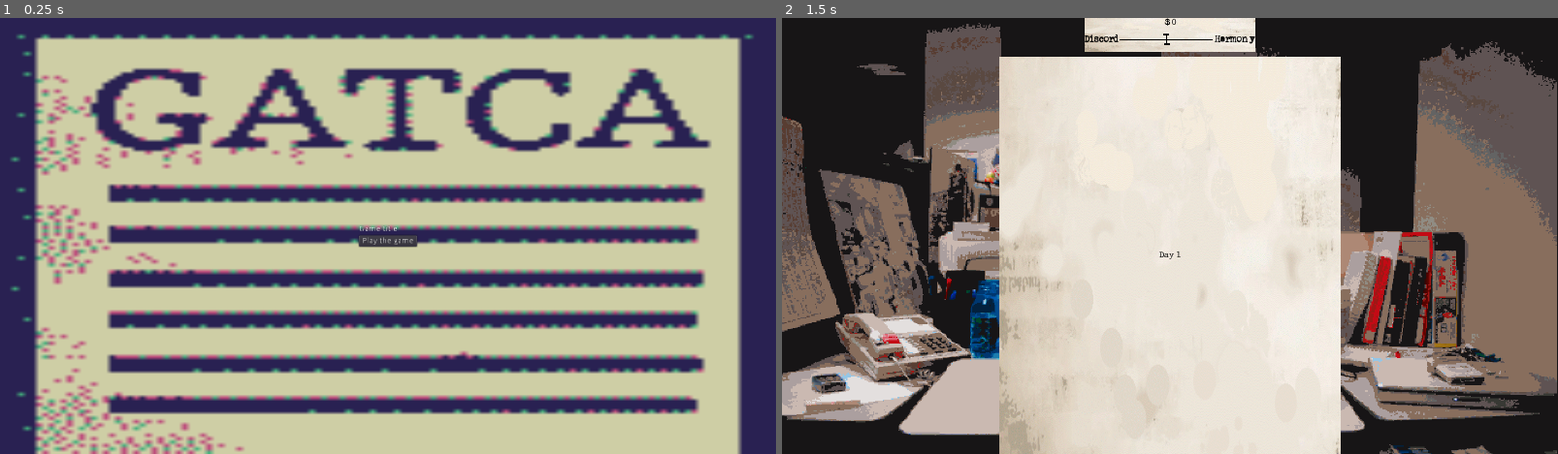
Above: before the commit, frames 1-2 (left to right).
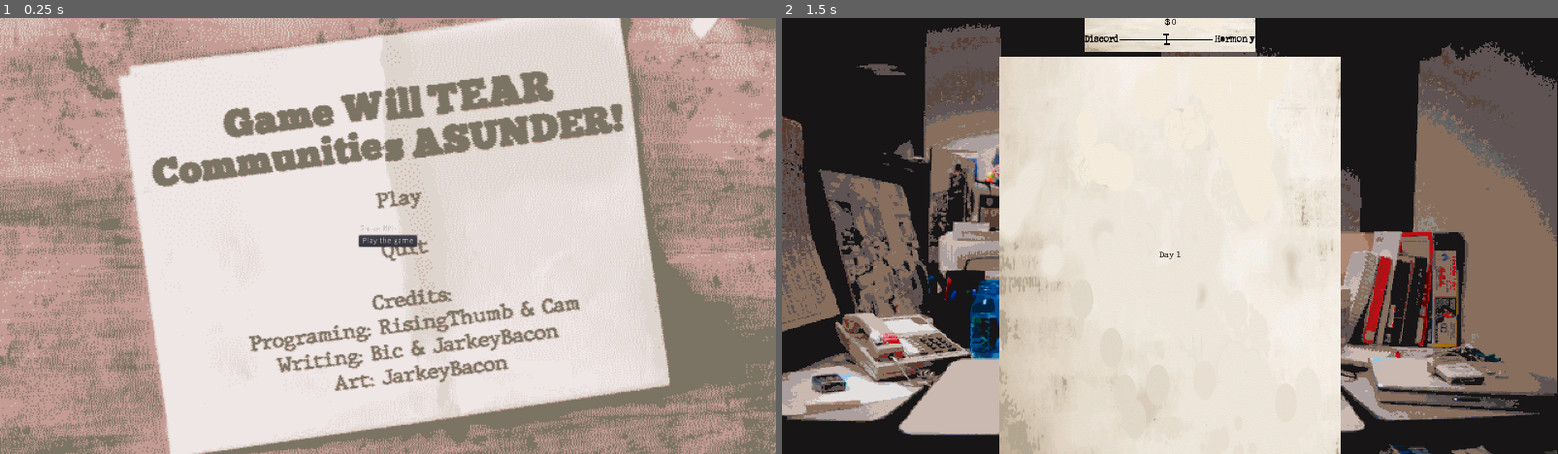
Above: after the commit, the same moments.

Repository: RisingThumb/GMTKJoinedTogether
Game: Godot game, scene res://Scenes/Title.tscn
Same seed, same stepped clock (60 frames per second), same inputs: the game is played once before the commit and once after it.
Inputs:
- Up to frame 1 (0.25 s): no input
- Up to frame 2 (1.5 s): click "Play the game" at 0.5 s; tap Enter at 1.25 s

The runs differ from the first frame. In frame 1, 98% of the frame differs, in the area x 0-100%, y 0-100%; in frame 2, nothing differs.

Commit message:
Added intro and ending screen pics

Diff:
--- a/Scenes/Title.tscn
+++ b/Scenes/Title.tscn
@@ -1,6 +1,6 @@
 [gd_scene load_steps=3 format=2]
 
-[ext_resource path="res://icon.png" type="Texture" id=1]
+[ext_resource path="res://Art/IntroScreen.png" type="Texture" id=1]
 [ext_resource path="res://Scripts/TitleScreen.gd" type="Script" id=2]
 
 [node name="Control" type="Control"]
@@ -14,6 +14,8 @@
 [node name="TextureRect" type="TextureRect" parent="."]
 anchor_right = 1.0
 anchor_bottom = 1.0
+margin_right = 3.0
+margin_bottom = 2.0
 texture = ExtResource( 1 )
 stretch_mode = 1
 __meta__ = {
Binary file added: Art/EndingBadScreen.png
Binary file added: Art/EndingStarveScreen.png
Binary file added: Art/EndingWinScreen.png
Binary file added: Art/IntroScreen.png
